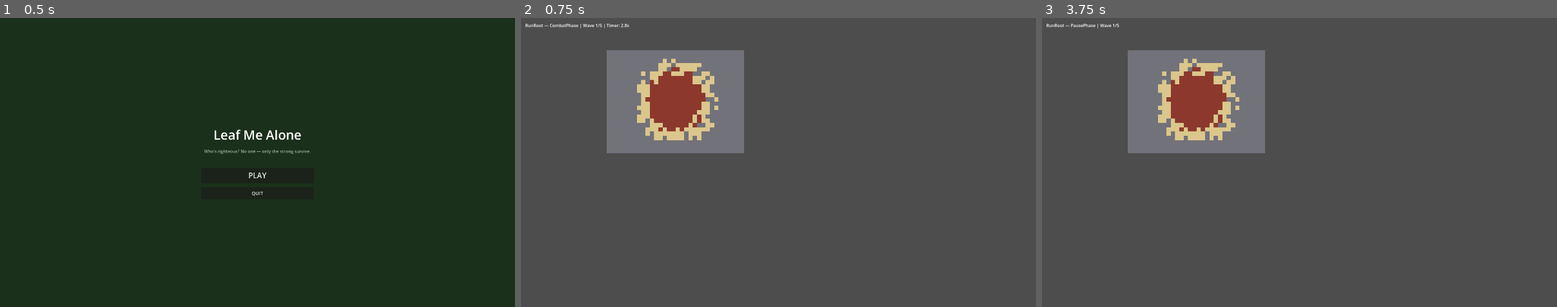
Above: before the commit, frames 1-3 (left to right).
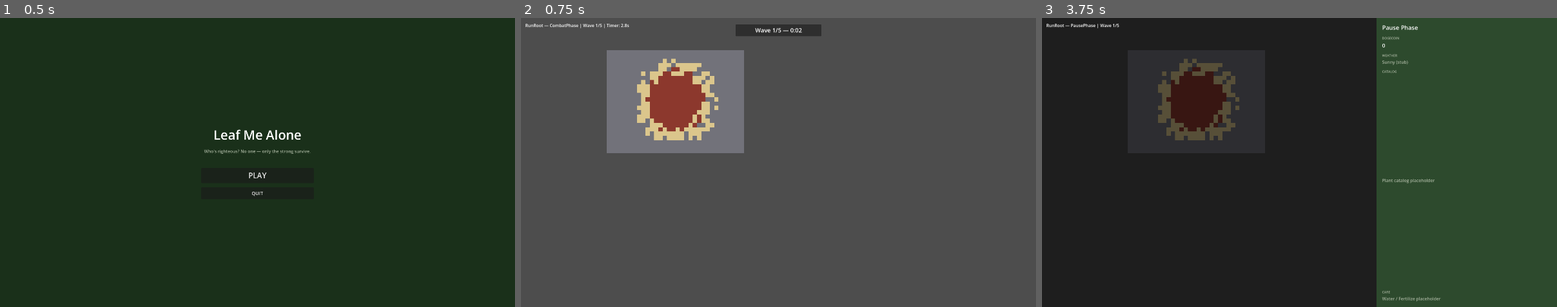
Above: after the commit, the same moments.

Repository: quocthai200x/Leaf-me-alone
Game: Godot game, scene res://scenes/main/main_menu.tscn
The game is run twice, just before and just after one commit, with the same random seed, the same clock (stepped at 60 frames per second) and the same inputs.
Inputs:
- Up to frame 1 (0.5 s): no input
- Up to frame 2 (0.75 s): click "PLAY" at 0.5 s
- Up to frame 3 (3.75 s): tap Enter at 1.25, 2.75 s; tap Space at 2, 3.5 s

Frame 1 is identical in both runs. In frame 2, 0.6% of the frame differs, in the area x 41-59%, y 2-7%; in frame 3, 100%, in the area x 0-100%, y 0-100%.

Commit message:
Add greybox pause panel and combat HUD shells (Story 1.6).
Phase UI toggles pause prep panel with map dim overlay and top-center wave timer via RunManager state changes.

Co-authored-by: Cursor <cursoragent@cursor.com>

Diff:
--- /dev/null
+++ b/leaf-me-alone/scenes/run/combat_hud.gd
@@ -0,0 +1,13 @@
+extends Control
+## Greybox combat HUD shell — wave timer top-center.
+
+
+func update_wave_timer(wave_index: int, remaining_sec: float, max_waves: int) -> void:
+	var minutes := int(maxf(remaining_sec, 0.0)) / 60
+	var seconds := int(maxf(remaining_sec, 0.0)) % 60
+	%WaveTimerLabel.text = tr("Wave %d/%d — %d:%02d") % [
+		wave_index,
+		max_waves,
+		minutes,
+		seconds,
+	]
--- /dev/null
+++ b/leaf-me-alone/scenes/run/combat_hud.tscn
@@ -0,0 +1,31 @@
+[gd_scene load_steps=2 format=3 uid="uid://combat_hud_shell"]
+
+[ext_resource type="Script" path="res://scenes/run/combat_hud.gd" id="1_hud"]
+
+[node name="CombatHUD" type="Control"]
+layout_mode = 3
+anchors_preset = 15
+anchor_right = 1.0
+anchor_bottom = 1.0
+grow_horizontal = 2
+grow_vertical = 2
+mouse_filter = 2
+script = ExtResource("1_hud")
+
+[node name="WaveTimerPanel" type="PanelContainer" parent="."]
+layout_mode = 1
+anchors_preset = 5
+anchor_left = 0.5
+anchor_right = 0.5
+offset_left = -160.0
+offset_top = 24.0
+offset_right = 160.0
+offset_bottom = 68.0
+grow_horizontal = 2
+
+[node name="WaveTimerLabel" type="Label" parent="WaveTimerPanel"]
+unique_name_in_owner = true
+layout_mode = 2
+theme_override_font_sizes/font_size = 22
+text = "Wave 1/5 — 0:00"
+horizontal_alignment = 1
--- /dev/null
+++ b/leaf-me-alone/scenes/run/pause_panel.gd
@@ -0,0 +1,10 @@
+extends Control
+## Greybox pause prep panel shell — visibility controlled by RunRoot.
+
+
+func _ready() -> void:
+	refresh_dogecoin()
+
+
+func refresh_dogecoin() -> void:
+	%DogecoinValue.text = str(RunManager.run_state.dogecoin)
--- /dev/null
+++ b/leaf-me-alone/scenes/run/pause_panel.tscn
@@ -0,0 +1,109 @@
+[gd_scene load_steps=2 format=3 uid="uid://pause_panel_shell"]
+
+[ext_resource type="Script" path="res://scenes/run/pause_panel.gd" id="1_pause"]
+
+[node name="PausePanel" type="Control"]
+layout_mode = 3
+anchors_preset = 11
+anchor_left = 1.0
+anchor_right = 1.0
+anchor_bottom = 1.0
+offset_left = -672.0
+grow_horizontal = 0
+grow_vertical = 2
+script = ExtResource("1_pause")
+
+[node name="PanelBackground" type="ColorRect" parent="."]
+layout_mode = 1
+anchors_preset = 15
+anchor_right = 1.0
+anchor_bottom = 1.0
+grow_horizontal = 2
+grow_vertical = 2
+color = Color(0.176471, 0.290196, 0.176471, 1)
+
+[node name="Content" type="VBoxContainer" parent="."]
+layout_mode = 1
+anchors_preset = 15
+anchor_right = 1.0
+anchor_bottom = 1.0
+offset_left = 20.0
+offset_top = 20.0
+offset_right = -20.0
+offset_bottom = -20.0
+grow_horizontal = 2
+grow_vertical = 2
+theme_override_constants/separation = 16
+
+[node name="TitleLabel" type="Label" parent="Content"]
+layout_mode = 2
+theme_override_font_sizes/font_size = 22
+text = "Pause Phase"
+
+[node name="DogecoinSection" type="VBoxContainer" parent="Content"]
+layout_mode = 2
+theme_override_constants/separation = 4
+
+[node name="DogecoinHeader" type="Label" parent="Content/DogecoinSection"]
+layout_mode = 2
+theme_override_colors/font_color = Color(0.658824, 0.709804, 0.627451, 1)
+theme_override_font_sizes/font_size = 12
+text = "DOGECOIN"
+
+[node name="DogecoinRow" type="HBoxContainer" parent="Content/DogecoinSection"]
+layout_mode = 2
+
+[node name="DogecoinValue" type="Label" parent="Content/DogecoinSection/DogecoinRow"]
+unique_name_in_owner = true
+layout_mode = 2
+theme_override_font_sizes/font_size = 20
+text = "0"
+
+[node name="WeatherSection" type="VBoxContainer" parent="Content"]
+layout_mode = 2
+theme_override_constants/separation = 4
+
+[node name="WeatherHeader" type="Label" parent="Content/WeatherSection"]
+layout_mode = 2
+theme_override_colors/font_color = Color(0.658824, 0.709804, 0.627451, 1)
+theme_override_font_sizes/font_size = 12
+text = "WEATHER"
+
+[node name="WeatherPlaceholder" type="Label" parent="Content/WeatherSection"]
+layout_mode = 2
+theme_override_colors/font_color = Color(0.658824, 0.709804, 0.627451, 1)
+text = "Sunny (stub)"
+autowrap_mode = 2
+
+[node name="CatalogSection" type="VBoxContainer" parent="Content"]
+layout_mode = 2
+size_flags_vertical = 3
+theme_override_constants/separation = 4
+
+[node name="CatalogHeader" type="Label" parent="Content/CatalogSection"]
+layout_mode = 2
+theme_override_colors/font_color = Color(0.658824, 0.709804, 0.627451, 1)
+theme_override_font_sizes/font_size = 12
+text = "CATALOG"
+
+[node name="CatalogPlaceholder" type="Label" parent="Content/CatalogSection"]
+layout_mode = 2
+size_flags_vertical = 3
+theme_override_colors/font_color = Color(0.658824, 0.709804, 0.627451, 1)
+text = "Plant catalog placeholder"
+vertical_alignment = 1
+
+[node name="CareSection" type="VBoxContainer" parent="Content"]
+layout_mode = 2
+theme_override_constants/separation = 4
+
+[node name="CareHeader" type="Label" parent="Content/CareSection"]
+layout_mode = 2
+theme_override_colors/font_color = Color(0.658824, 0.709804, 0.627451, 1)
+theme_override_font_sizes/font_size = 12
+text = "CARE"
+
+[node name="CarePlaceholder" type="Label" parent="Content/CareSection"]
+layout_mode = 2
+theme_override_colors/font_color = Color(0.658824, 0.709804, 0.627451, 1)
+text = "Water / Fertilize placeholder"
--- a/leaf-me-alone/scenes/run/run_root.gd
+++ b/leaf-me-alone/scenes/run/run_root.gd
@@ -9,6 +9,9 @@
 const MAIN_MENU_SCENE := "res://scenes/main/main_menu.tscn"
 
 @onready var _status_label: Label = $UI/StatusLabel
+@onready var _map_dim_overlay: ColorRect = %MapDimOverlay
+@onready var _pause_panel: Control = %PausePanel
+@onready var _combat_hud: Control = %CombatHUD
 
 var _grid_renderer: Node2D
 var _combat_timer: float = 0.0
@@ -30,6 +33,7 @@
 		return
 
 	_grid_renderer.sync_from_grid_data(grid)
+	_apply_phase_ui(RunManager.get_state())
 	_update_status()
 
 	if RunManager.get_state() == RunStateEnumRes.State.PausePhase:
@@ -55,14 +59,27 @@
 	var to_state: int = int(data.get("to", -1))
 	if to_state == RunStateEnumRes.State.CombatPhase:
 		_combat_timer = RunManager.get_current_wave_duration()
+	elif to_state == RunStateEnumRes.State.PausePhase:
+		if _pause_panel.has_method("refresh_dogecoin"):
+			_pause_panel.refresh_dogecoin()
 	elif to_state == RunStateEnumRes.State.CardPickPhase:
 		# Card pick UI deferred to Epic 6 — auto-complete stub for loop testing
 		call_deferred("_complete_card_pick_stub")
+	_apply_phase_ui(to_state)
 	_update_status()
 
 
 func _complete_card_pick_stub() -> void:
 	RunManager.complete_card_pick()
+
+
+func _apply_phase_ui(state: int) -> void:
+	var is_pause := state == RunStateEnumRes.State.PausePhase
+	var is_combat := state == RunStateEnumRes.State.CombatPhase
+
+	_map_dim_overlay.visible = is_pause
+	_pause_panel.visible = is_pause
+	_combat_hud.visible = is_combat
 
 
 func _update_status() -> void:
@@ -71,6 +88,12 @@
 	var timer_text := ""
 	if RunManager.get_state() == RunStateEnumRes.State.CombatPhase:
 		timer_text = " | Timer: %.1fs" % maxf(_combat_timer, 0.0)
+		if _combat_hud.has_method("update_wave_timer"):
+			_combat_hud.update_wave_timer(
+				wave,
+				_combat_timer,
+				GameConstantsRes.MAX_COMBAT_WAVES
+			)
 	_status_label.text = "RunRoot — %s | Wave %d/%d%s" % [
 		state_name,
 		wave,
--- a/leaf-me-alone/scenes/run/run_root.tscn
+++ b/leaf-me-alone/scenes/run/run_root.tscn
@@ -1,11 +1,29 @@
-[gd_scene load_steps=2 format=3 uid="uid://run_root_scene"]
+[gd_scene load_steps=5 format=3 uid="uid://run_root_scene"]
 
 [ext_resource type="Script" path="res://scenes/run/run_root.gd" id="1_run_root"]
+[ext_resource type="PackedScene" uid="uid://pause_panel_shell" path="res://scenes/run/pause_panel.tscn" id="2_pause"]
+[ext_resource type="PackedScene" uid="uid://combat_hud_shell" path="res://scenes/run/combat_hud.tscn" id="3_hud"]
 
 [node name="RunRoot" type="Node2D"]
 script = ExtResource("1_run_root")
 
 [node name="UI" type="CanvasLayer" parent="."]
+
+[node name="MapDimOverlay" type="ColorRect" parent="UI"]
+unique_name_in_owner = true
+visible = false
+offset_right = 1248.0
+offset_bottom = 1080.0
+mouse_filter = 2
+color = Color(0, 0, 0, 0.6)
+
+[node name="PausePanel" parent="UI" instance=ExtResource("2_pause")]
+unique_name_in_owner = true
+visible = false
+
+[node name="CombatHUD" parent="UI" instance=ExtResource("3_hud")]
+unique_name_in_owner = true
+visible = false
 
 [node name="StatusLabel" type="Label" parent="UI"]
 offset_left = 16.0
Not shown, added: _bmad-output/implementation-artifacts/1-6-greybox-pause-panel-and-combat-hud-shells.md
Not shown, changed: _bmad-output/implementation-artifacts/sprint-status.yaml
